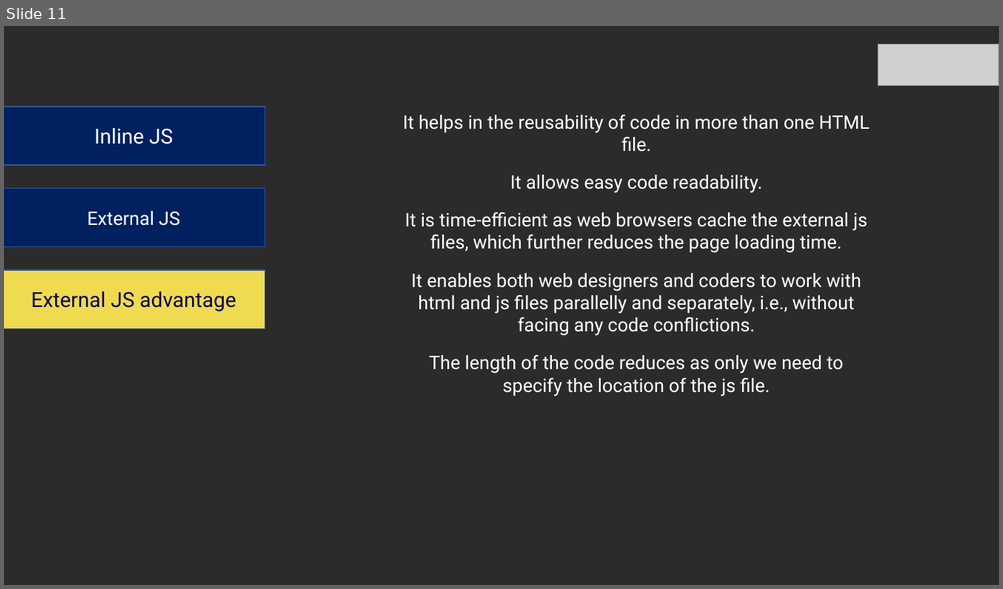
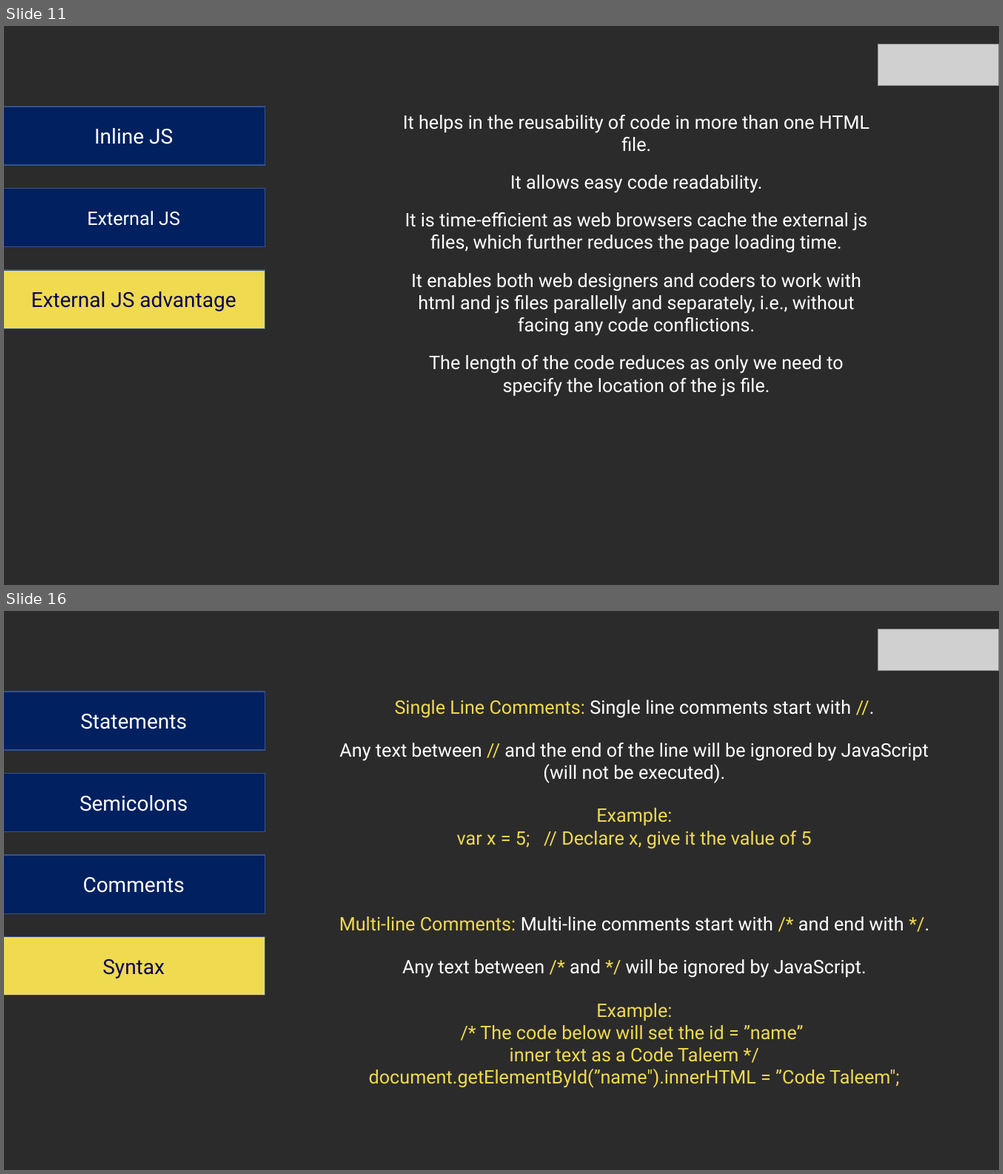
Before and after one commit to matharbeevi/codeTaleem, a slide deck: JavaScript/Document/JS-Presentation.pptx. Shown one above the other, each under a label of ours: slide 11 before the commit, slides 11 and 16 after it; the slides between them are not shown. The pictures are 1003x589 and 1003x1174 pixels, drawn with LibreOffice and Linux fonts; fonts in the diff are those of the drawing; grey boxes stand for pictures; background and template pictures are left out; a plain dark background stands for a picture behind light text. Boxes give left, top, right and bottom in pixels: in the first picture for what was removed or moved away, otherwise in the second. Text is boxed around its words. In the diff, an @@ line names an element or a change of style, - is before the commit and + after.

```diff
--- a/JavaScript/Document/JS-Presentation.pptx
+++ b/JavaScript/Document/JS-Presentation.pptx
@@ slide 16 added at (4, 611, 999, 1170), background picture (left out) @@
@@ picture added at (878, 629, 999, 671) @@
@@ rectangle added at (4, 692, 264, 751), fill #002060, outline #325491 1 pt, 20 pt, text #FFFFFF @@
+Statements
@@ text added at (339, 700, 928, 1088), 18 pt, text #F0DA50 @@
+Single Line Comments: Single line comments start with //.
+Any text between // and the end of the line will be ignored by JavaScript (will not be executed).
+Example:
+var x = 5; // Declare x, give it the value of 5
+Multi-line Comments: Multi-line comments start with /* and end with */.
+Any text between /* and */ will be ignored by JavaScript.
+Example:
+/* The code below will set the id = ”name”
+inner text as a Code Taleem */ document.getElementById(”name").innerHTML = ”Code Taleem";
@@ rectangle added at (4, 774, 264, 832), fill #002060, outline #325491 1 pt, 20 pt, text #FFFFFF @@
+Semicolons
@@ rectangle added at (4, 855, 264, 914), fill #002060, outline #325491 1 pt, 20 pt, text #FFFFFF @@
+Comments
@@ rectangle added at (4, 937, 264, 996), fill #F0DA50, outline #325491 1 pt, 20 pt, text #0A0454 @@
+Syntax
```
Also in this commit, not shown: 5 slides changed, 2 other slides added, 1 slide removed, 24 other files.
